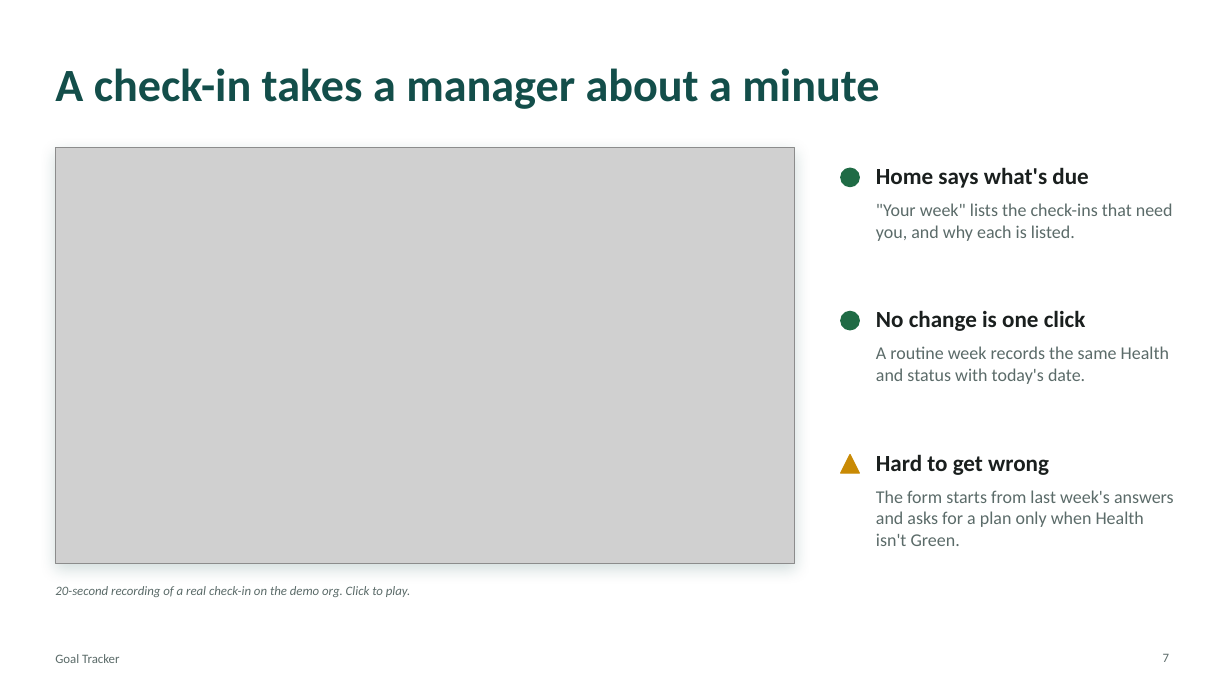
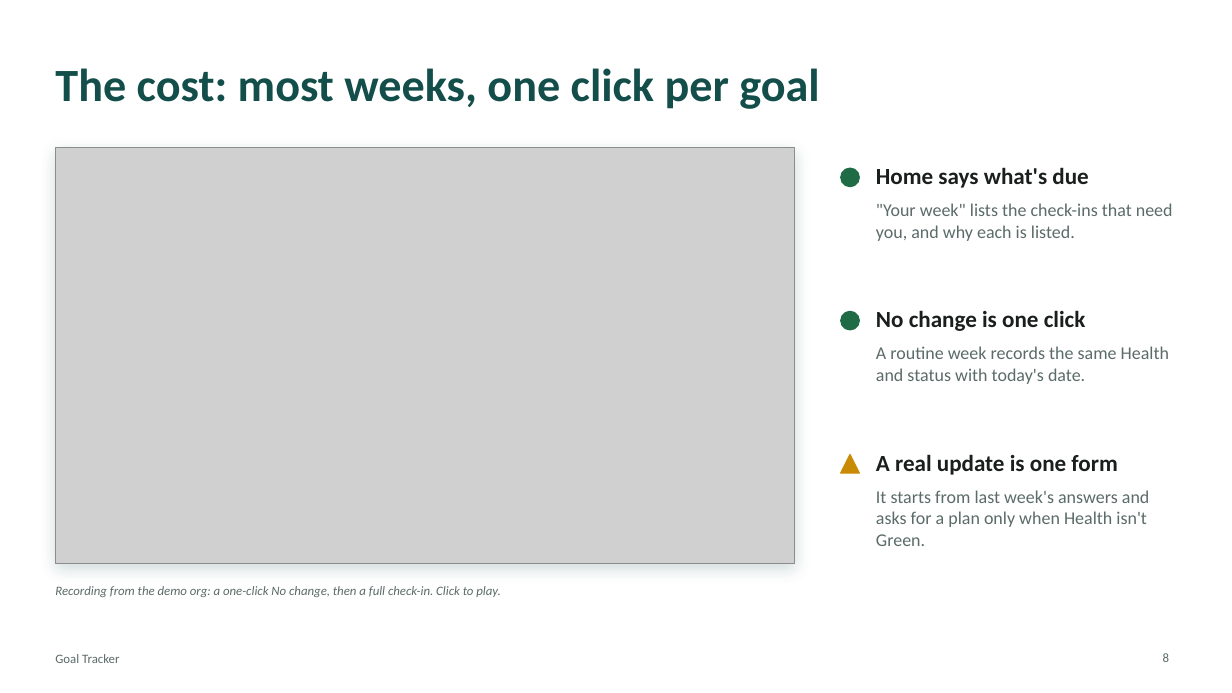
Before and after one commit to zachthieme/goal-tracker, a slide deck: slide 8 of docs/pitch/goal-tracker-pitch.pptx (slide 7 before the commit). Drawn at 1232x693 pixels with LibreOffice and Linux fonts; fonts in the diff are those of the drawing; grey boxes stand for pictures. Boxes give left, top, right and bottom in pixels: in the first picture for what was removed or moved away, otherwise in the second. Text is boxed around its words. In the diff, an @@ line names an element or a change of style, - is before the commit and + after.

```diff
--- a/docs/pitch/goal-tracker-pitch.pptx
+++ b/docs/pitch/goal-tracker-pitch.pptx
@@ title at [55,68,819,109]: text changed @@
-A check-in takes a manager about a minute
+The cost: most weeks, one click per goal
@@ text at [876,454,1117,475]: text changed @@
-Hard to get wrong
+A real update is one form
@@ text at [876,490,1149,546]: text changed @@
-The form starts from last week's answers and asks for a plan only when Health isn't Green.
+It starts from last week's answers and asks for a plan only when Health isn't Green.
@@ text at [55,586,500,597]: text changed @@
-20-second recording of a real check-in on the demo org. Click to play.
+Recording from the demo org: a one-click No change, then a full check-in. Click to play.
@@ page number at [1163,653,1169,662]: text changed @@
-7
+8
```
Also in this commit, not shown: 4 other slides changed, 5 slides added, 3 slides removed, 4 other files.
